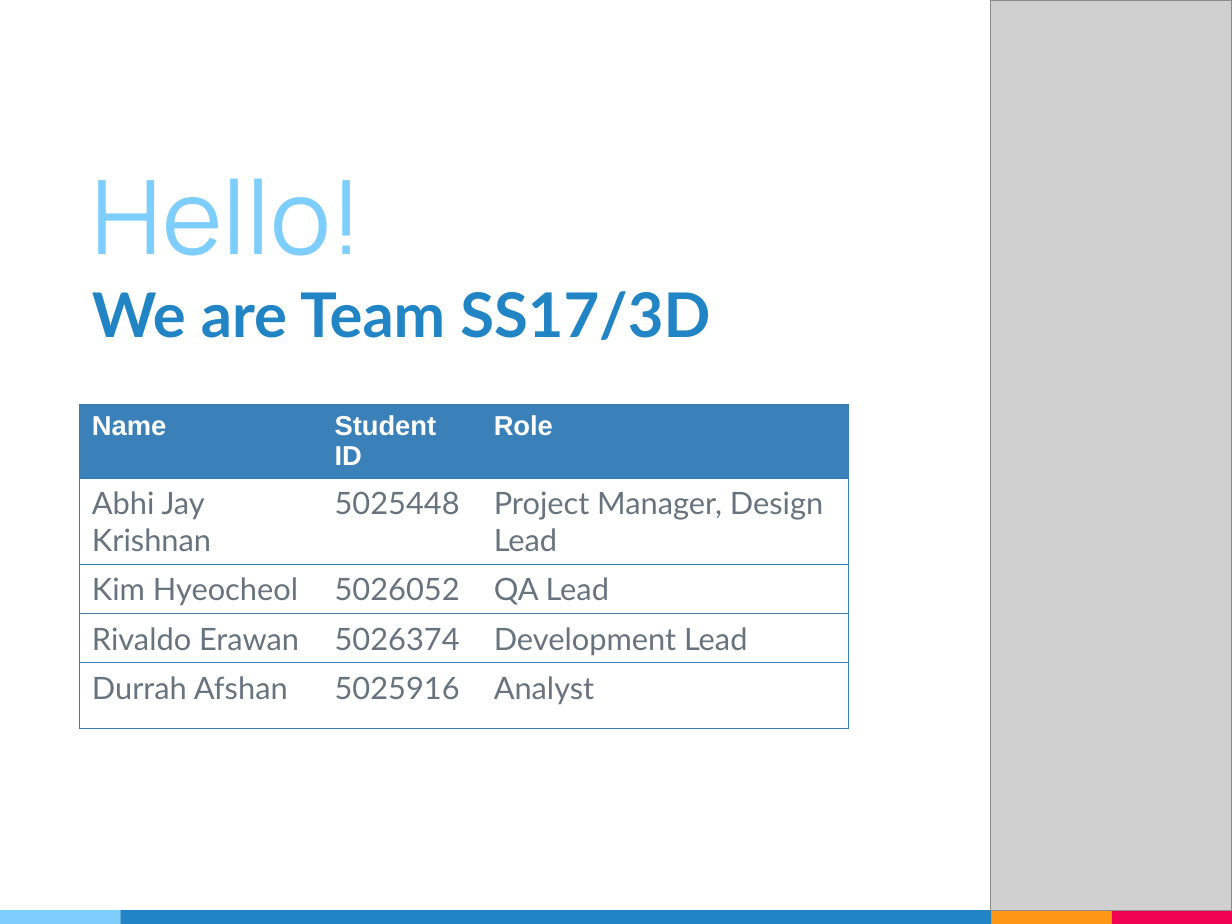
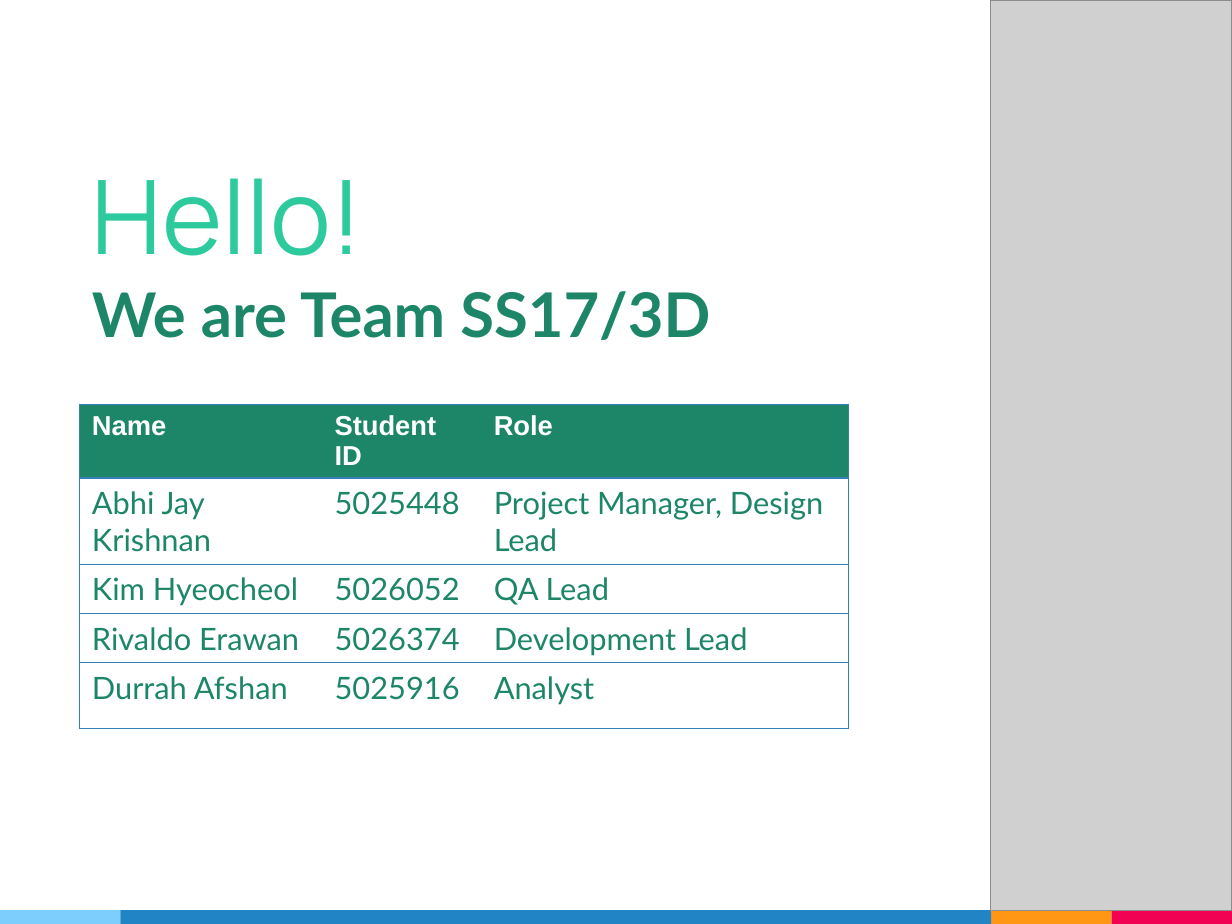
Before and after one commit to AbhiJay-K/LocADoc_App, a slide deck: slide 2 of FYP documentation/PresentationSlides.pptx. Drawn at 1232x924 pixels with LibreOffice and Linux fonts; fonts in the diff are those of the drawing; grey boxes stand for pictures. Boxes give left, top, right and bottom in pixels: in the first picture for what was removed or moved away, otherwise in the second. Text is boxed around its words. In the diff, an @@ line names an element or a change of style, - is before the commit and + after.

```diff
--- a/FYP documentation/PresentationSlides.pptx
+++ b/FYP documentation/PresentationSlides.pptx
@@ title "Hello!" at <box>92,178,363,256</box>: text colour #7ECEFD to #2CCA9D @@
@@ subtitle "We are Team SS17/3D" at <box>92,291,710,340</box>: text colour #2185C5 to #1D8668 @@
@@ table at <box>80,405,849,734</box> @@
@@ fill none to #1D8668 in row 1 @@
@@ text colour #677480 to #1D8668 in "Abhi Jay Krishnan", "5025448", "Project Manager, Design Lead", "Kim Hyeocheol" and 8 more places @@
```
Also in this commit, not shown: 4 other slides changed, 11 slides added, 23 slides removed, 3 other files.
